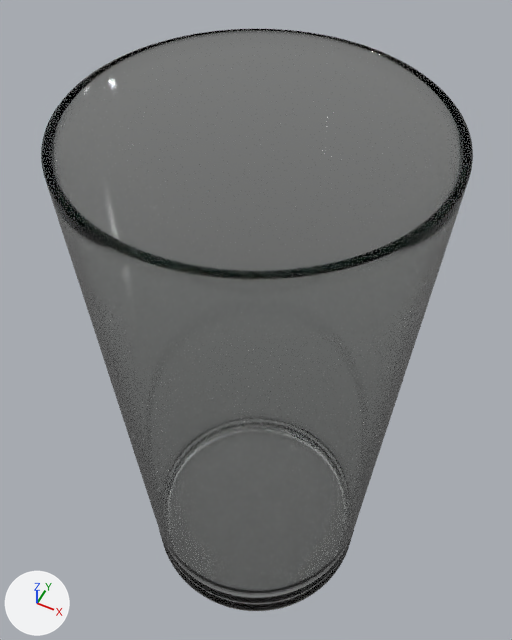
A saved change to the glTF model assets/models/propios/vaso_agua.gltf.
The view is the same before and after, from a 50 mm camera at (0.0492, -0.0989, 0.2237) aimed at (-0.0055, 0.0107, 0.0867). Lighting does not change. The marker at lower left points along +X, +Y and +Z. The picture after the commit comes second.

The scene before the commit, as lines of its bpy script (objects in view):
```python
me_vaso = bpy.data.meshes.new('vaso')
me_vaso.from_pydata(...)  # 13186 vertices, 26368 faces; spans x -0.038..0.038, y -0.038..0.038, z 0.0..0.152
me_vaso.materials.append(mat_vaso_transparente)
ob_vaso = bpy.data.objects.new('vaso', me_vaso)
ob_vaso.location = (0.0, 0.0, 0.0)
```
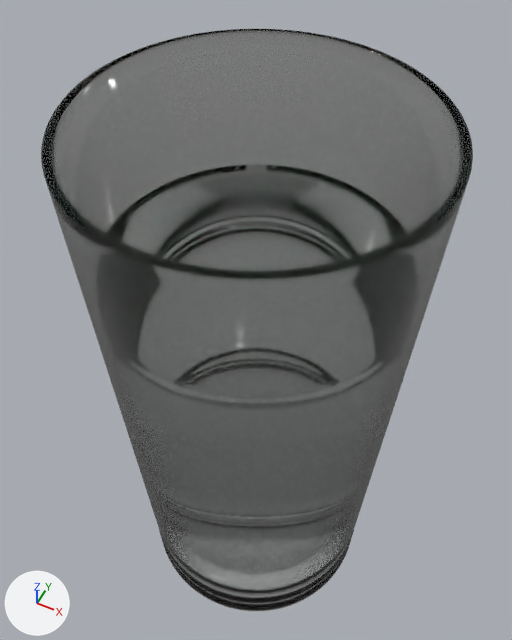
Boxes (x1, y1, x2, y2) around the edits, measured in the pictures (512 x 640 px):
'agua', added
    after: (107, 164, 407, 271)

Patch to the scene script:
```diff
--- a/assets/models/propios/vaso_agua.gltf.py
+++ b/assets/models/propios/vaso_agua.gltf.py
@@ img_agua_color @@
+img_agua_color = load_image('agua_color', '../../textures/vaso_agua/agua_color.png', 512, 512, 'sRGB')
@@ img_agua_rugosidad @@
+img_agua_rugosidad = load_image('agua_rugosidad', '../../textures/vaso_agua/agua_rugosidad.png', 512, 512, 'Non-Color')
@@ mat_agua_transparente @@
+mat_agua_transparente = bpy.data.materials.new('agua transparente')
+# uses the picture img_agua_color
+# uses the picture img_agua_rugosidad
@@ me_agua @@
+me_agua.from_pydata(...)  # 4354 vertices, 8704 faces; spans x -0.0347..0.0347, y -0.0347..0.0347, z 0.0147..0.1188
+me_agua.materials.append(mat_agua_transparente)
@@ ob_agua @@
+ob_agua = bpy.data.objects.new('agua', me_agua)
+ob_agua.location = (0.0, 0.0, 0.0)
```
